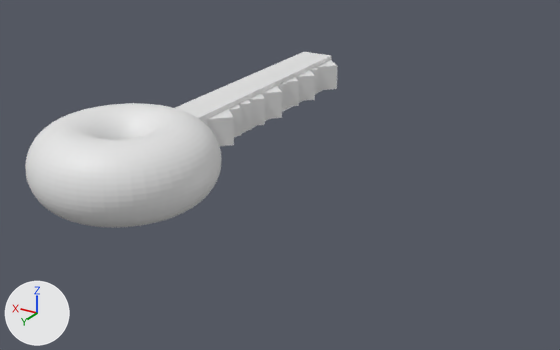
An edit to the FBX model Assets/Models/key.fbx, drawn before and after from the same camera.
One viewpoint serves both versions: a 50 mm camera at (-9.19, 9.83, 5.37) aimed at (-2.05, -2.06, -0.57). Lighting does not change. The marker at lower left points along +X, +Y and +Z. Where no turn or scale is listed for an object, it has been applied to the vertices.

Script lines for the objects in view, before the commit:
```python
me_cube_011 = bpy.data.meshes.new('Cube.011')
me_cube_011.from_pydata(...)  # 2400 vertices, 2376 faces; spans x -1.38..2.12, y -0.43..8.66, z -0.75..0.75
ob_cube_010 = bpy.data.objects.new('Cube.010', me_cube_011)
ob_cube_010.location = (-0.37, -6.91, 0.0)
```
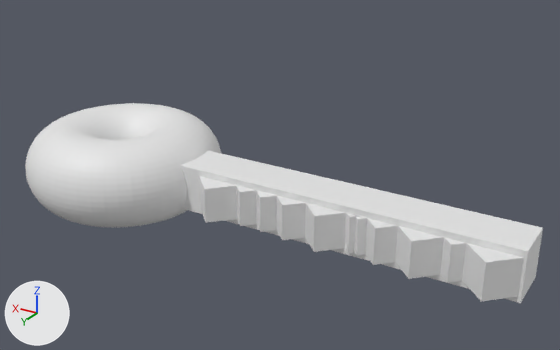
Where the newer file only moved an object's origin or applied its transform, the numbers keep the older frame.

What changed in the scene script:
```text
Change me_cube_011:
    where me_cube_011.from_pydata(...)  # 2400 vertices, 2376 faces; spans x -1.38..2.12, y -0.43..8.66, z -0.75..0.75
    used by ob_cube_010; location = (-0.37, -6.91, 0.0)
    me_cube_011 part 1: the loose piece of 8 vertices spanning x -0.41..0.43, y 4.13..4.98, z -0.3..0.3 is turned -90 degrees about the z axis through its middle, then moved by (-6.55, 2.73, 0.0)
    me_cube_011 part 2: the loose piece of 8 vertices spanning x -0.03..0.77, y -0.43..5.57, z -0.4..0.4 is turned -90 degrees about the z axis through its middle, then moved by (-4.34, 4.34, 0.0)
    me_cube_011 part 3: the loose piece of 8 vertices spanning x -0.23..0.62, y 3.58..4.43, z -0.3..0.3 is turned -90 degrees about the z axis through its middle, then moved by (-2.18, 3.26, 0.0)
    me_cube_011 part 4: the loose piece of 8 vertices spanning x -0.23..0.62, y 3.2..4.05, z -0.3..0.3 is turned -90 degrees about the z axis through its middle, then moved by (-2.73, 3.47, 0.0)
    me_cube_011 part 5: the loose piece of 8 vertices spanning x -0.3..0.55, y 2.76..3.61, z -0.3..0.3 is turned -90 degrees about the z axis through its middle, then moved by (-3.04, 3.91, 0.0)
    me_cube_011 part 6: the loose piece of 8 vertices spanning x -0.37..0.47, y 2.16..3.01, z -0.3..0.3 is turned -90 degrees about the z axis through its middle, then moved by (-3.41, 4.57, 0.0)
    me_cube_011 part 7: the loose piece of 8 vertices spanning x -0.14..0.71, y 1.7..2.55, z -0.3..0.3 is turned -90 degrees about the z axis through its middle, then moved by (-4.24, 5.1, 0.0)
    me_cube_011 part 8: the loose piece of 8 vertices spanning x -0.14..0.71, y 1.57..2.41, z -0.3..0.3 is turned -90 degrees about the z axis through its middle, then moved by (-4.7, 5.01, 0.0)
    me_cube_011 part 9: the loose piece of 8 vertices spanning x -0.27..0.58, y 1.23..2.08, z -0.3..0.3 is turned -90 degrees about the z axis through its middle, then moved by (-5.04, 5.47, 0.0)
    me_cube_011 part 10: the loose piece of 8 vertices spanning x -0.37..0.48, y 0.64..1.49, z -0.3..0.3 is turned -90 degrees about the z axis through its middle, then moved by (-5.53, 6.17, 0.0)
    me_cube_011 part 11: the loose piece of 8 vertices spanning x -0.19..0.66, y 0.13..0.98, z -0.3..0.3 is turned -90 degrees about the z axis through its middle, then moved by (-6.22, 6.49, 0.0)
    me_cube_011 part 12: the loose piece of 8 vertices spanning x -0.42..0.42, y -0.42..0.42, z -0.3..0.3 is turned -90 degrees about the z axis through its middle, then moved by (-4.55, 7.0, 0.0)
```

Boxes (x1, y1, x2, y2) around the edits, measured in the pictures (560 x 350 px; the box of a moved part takes in the faces that stretch with it):
'Cube.010', reshaped (65% wider, 14% taller): before (25, 52, 338, 228); after (25, 103, 543, 303)
part 1 of me_cube_011, moved or reshaped: before (206, 109, 234, 146); after (462, 243, 524, 302)
part 2 of me_cube_011, moved or reshaped: before (175, 52, 332, 138); after (180, 151, 543, 303)
part 3 of me_cube_011, moved or reshaped: before (229, 104, 241, 136); after (199, 176, 237, 223)
part 4 of me_cube_011, moved or reshaped: before (239, 100, 251, 131); after (236, 185, 257, 226)
part 5 of me_cube_011, moved or reshaped: before (248, 93, 265, 126); after (256, 190, 278, 232)
part 6 of me_cube_011, moved or reshaped: before (261, 86, 282, 119); after (277, 196, 306, 240)
part 7 of me_cube_011, moved or reshaped: before (277, 84, 283, 110); after (305, 203, 346, 252)
part 8 of me_cube_011, moved or reshaped: before (281, 82, 287, 109); after (345, 213, 356, 253)
part 9 of me_cube_011, moved or reshaped: before (285, 77, 299, 107); after (366, 218, 398, 265)
part 10 of me_cube_011, moved or reshaped: before (296, 70, 315, 101); after (396, 226, 444, 279)
part 11 of me_cube_011, moved or reshaped: before (310, 67, 318, 93); after (441, 237, 466, 283)
part 12 of me_cube_011, moved or reshaped: before (316, 60, 338, 90); after (354, 215, 367, 255)
